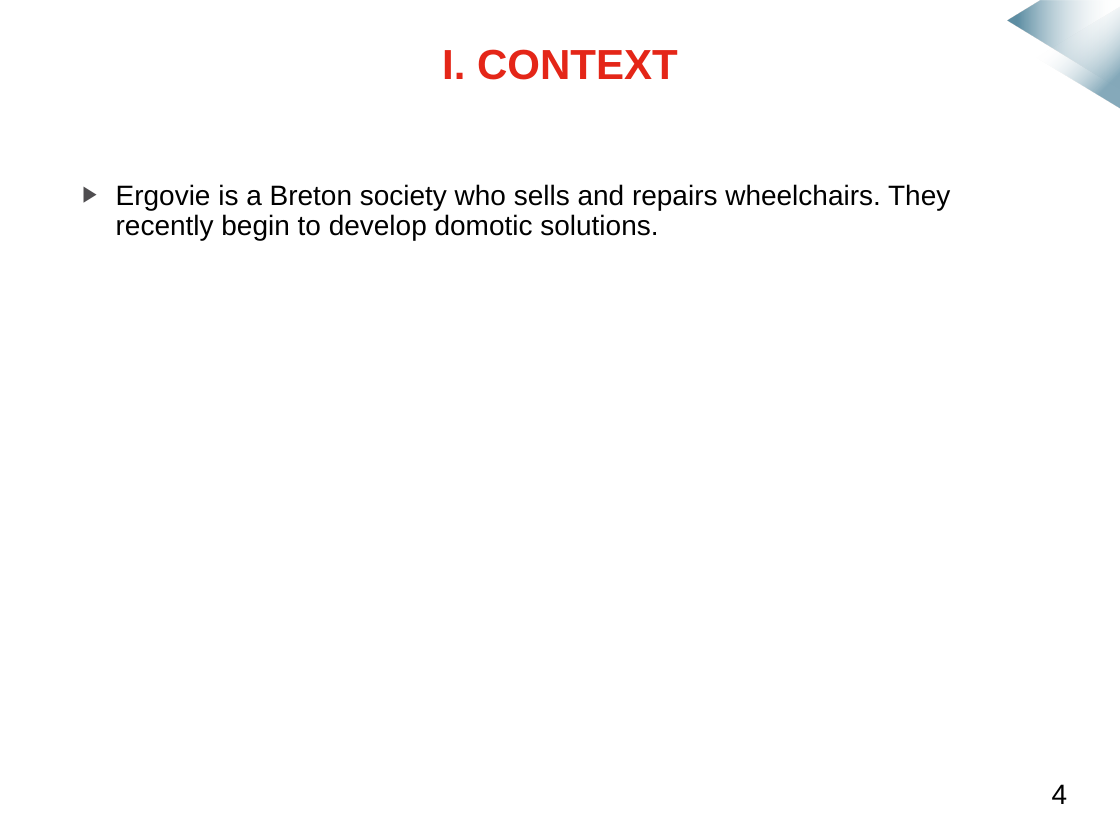
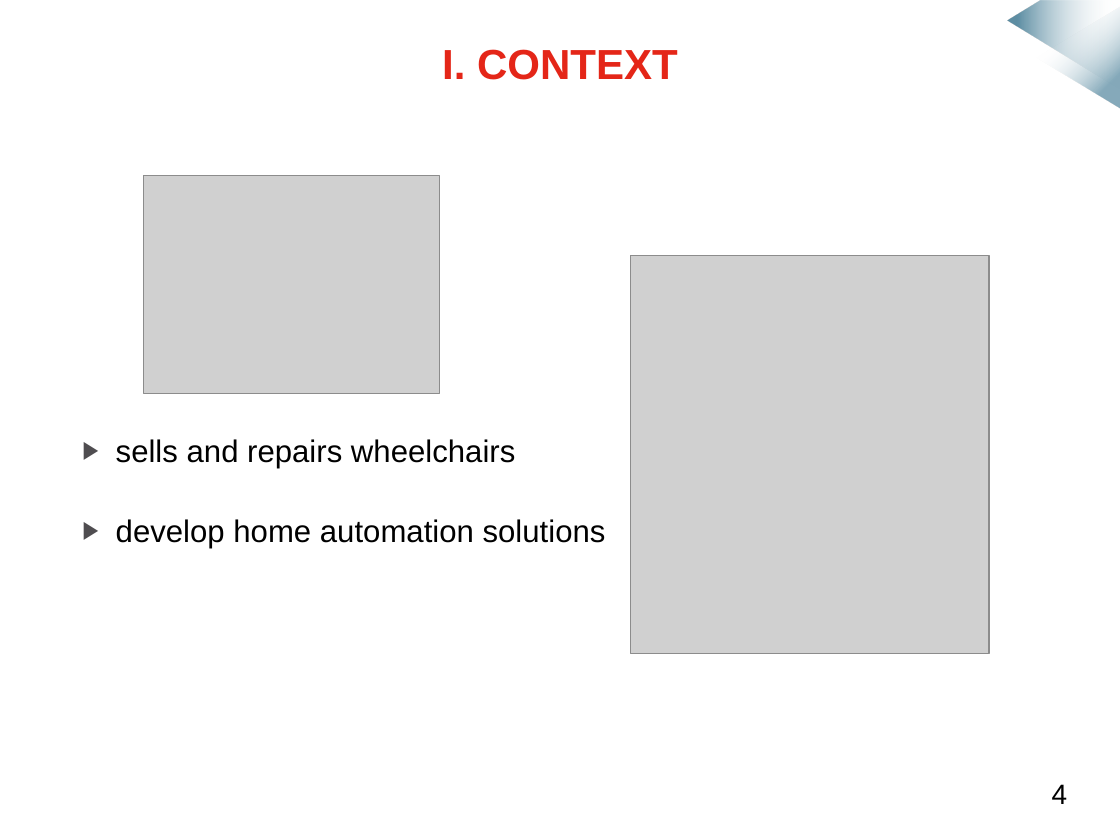
Before and after one commit to mmeven/EP_Domotique_Tablette, a slide deck: slide 3 of Rendu/Diapo_prototype_janvier.pptx (slide 4 before the commit). Drawn at 1120x840 pixels with LibreOffice and Linux fonts; fonts in the diff are those of the drawing; grey boxes stand for pictures; background and template pictures are left out. Boxes give left, top, right and bottom in pixels: in the first picture for what was removed or moved away, otherwise in the second. Text is boxed around its words. In the diff, an @@ line names an element or a change of style, - is before the commit and + after.

```diff
--- a/Rendu/Diapo_prototype_janvier.pptx
+++ b/Rendu/Diapo_prototype_janvier.pptx
@@ picture added at box(143, 175, 439, 393) @@
@@ picture added at box(631, 255, 989, 654) @@
@@ text at box(116, 439, 606, 548): text changed; size 18 to 20 pt @@
-▶ Ergovie is a Breton society who sells and repairs wheelchairs. They recently begin to develop domotic solutions.
+▶ sells and repairs wheelchairs
+▶ develop home automation solutions
```
Also in this commit, not shown: 8 other slides changed, 1 slide added, 4 slides removed.
